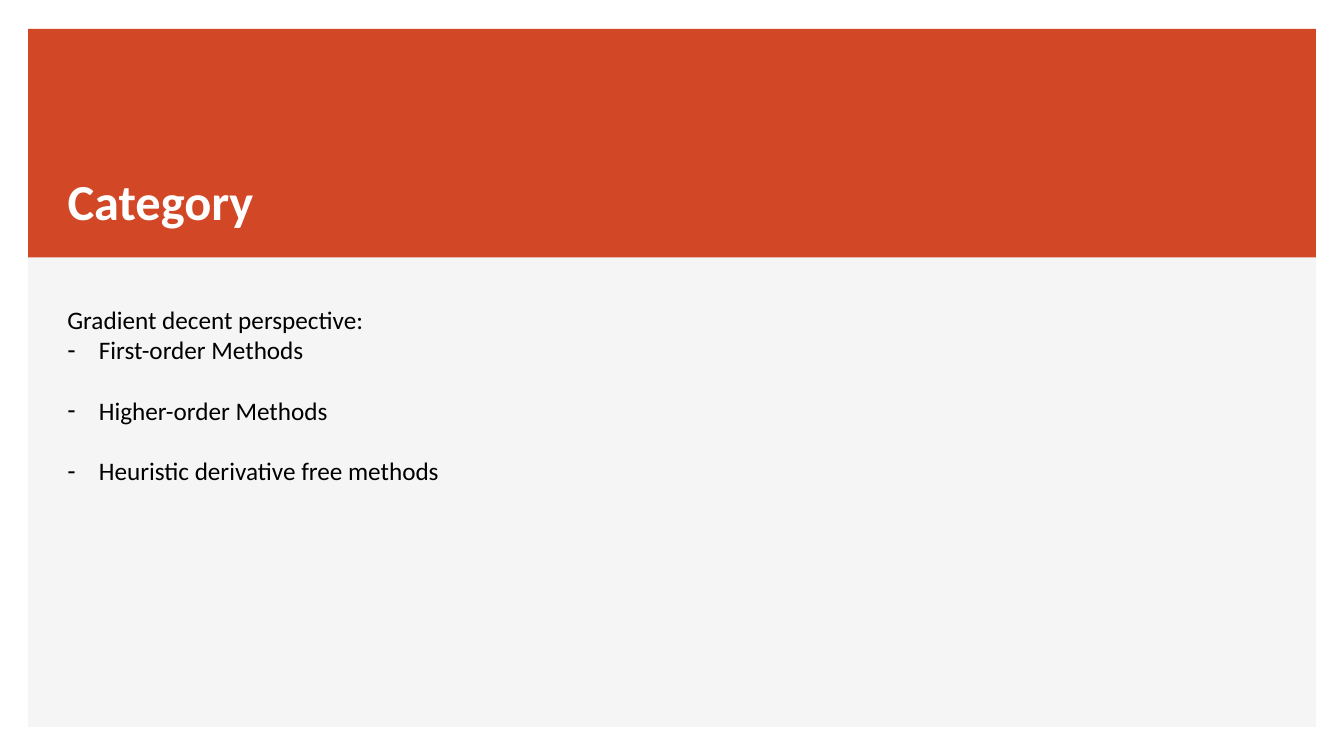
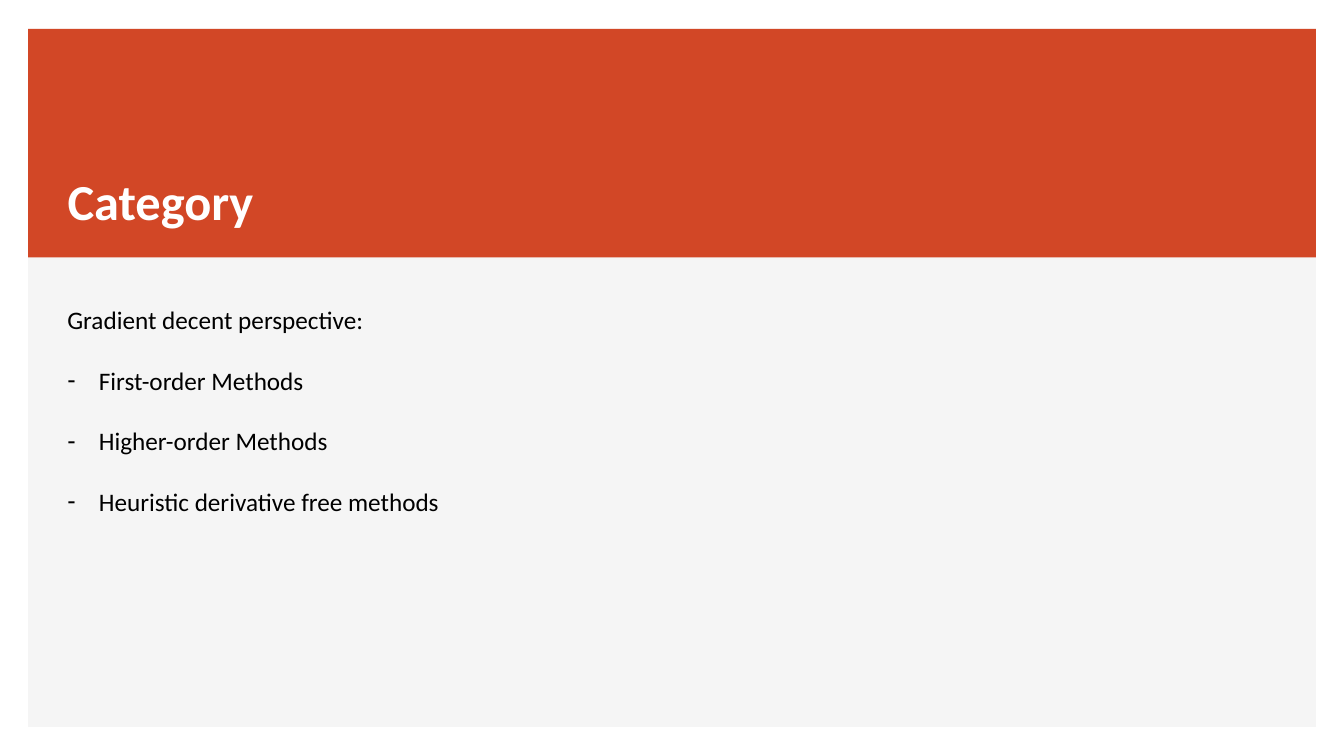
Before and after one commit to JiadaoZ22/ECE662, a slide deck: slide 5 of presentation/submission2_optimization.pptx (slide 3 before the commit). Drawn at 1344x756 pixels with LibreOffice and Linux fonts; fonts in the diff are those of the drawing. Boxes give left, top, right and bottom in pixels: in the first picture for what was removed or moved away, otherwise in the second. Text is boxed around its words. In the diff, an @@ line names an element or a change of style, - is before the commit and + after.

```diff
--- a/presentation/submission2_optimization.pptx
+++ b/presentation/submission2_optimization.pptx
@@ text "Gradient decent perspective:" rewrapped from (67,311,438,481) to (67,311,438,512) @@
```
Also in this commit, not shown: 4 other slides changed, 2 slides added.
